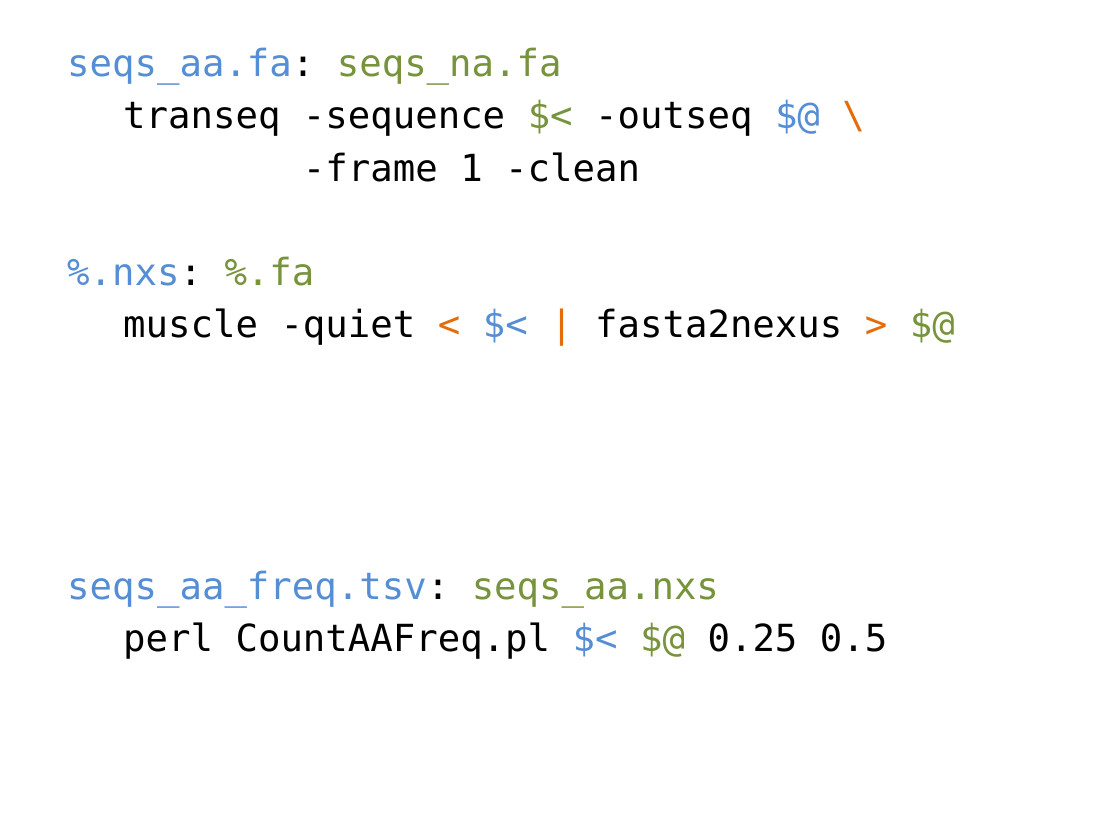
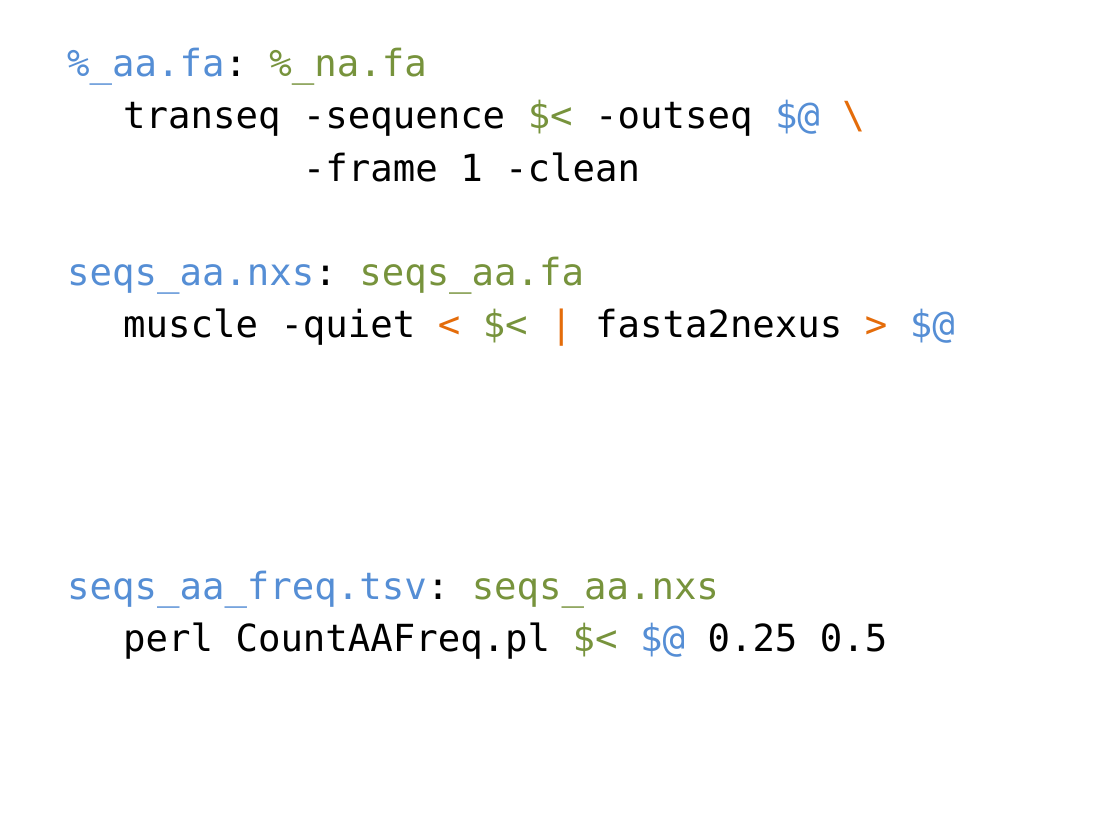
Before and after one commit to tsibley/Workflows-and-Parallel-Processing, a slide deck: slide 12 of CBG-2014-05-06.pptx (slide 11 before the commit). Drawn at 1120x840 pixels with LibreOffice and Linux fonts; fonts in the diff are those of the drawing. Boxes give left, top, right and bottom in pixels: in the first picture for what was removed or moved away, otherwise in the second. Text is boxed around its words. In the diff, an @@ line names an element or a change of style, - is before the commit and + after.

```diff
--- a/CBG-2014-05-06.pptx
+++ b/CBG-2014-05-06.pptx
@@ text at bbox=[67, 47, 426, 84]: text changed @@
-seqs_aa.fa: seqs_na.fa
+%_aa.fa: %_na.fa
@@ text at bbox=[67, 256, 584, 293]: text changed @@
-%.nxs: %.fa
+seqs_aa.nxs: seqs_aa.fa
@@ text at bbox=[123, 308, 887, 659]: text colour #558ED5 to #77933C in "$<", "$<"; text colour #77933C to #558ED5 in "$@", "$@" @@
```
Also in this commit, not shown: 11 other slides changed, 5 slides added.
